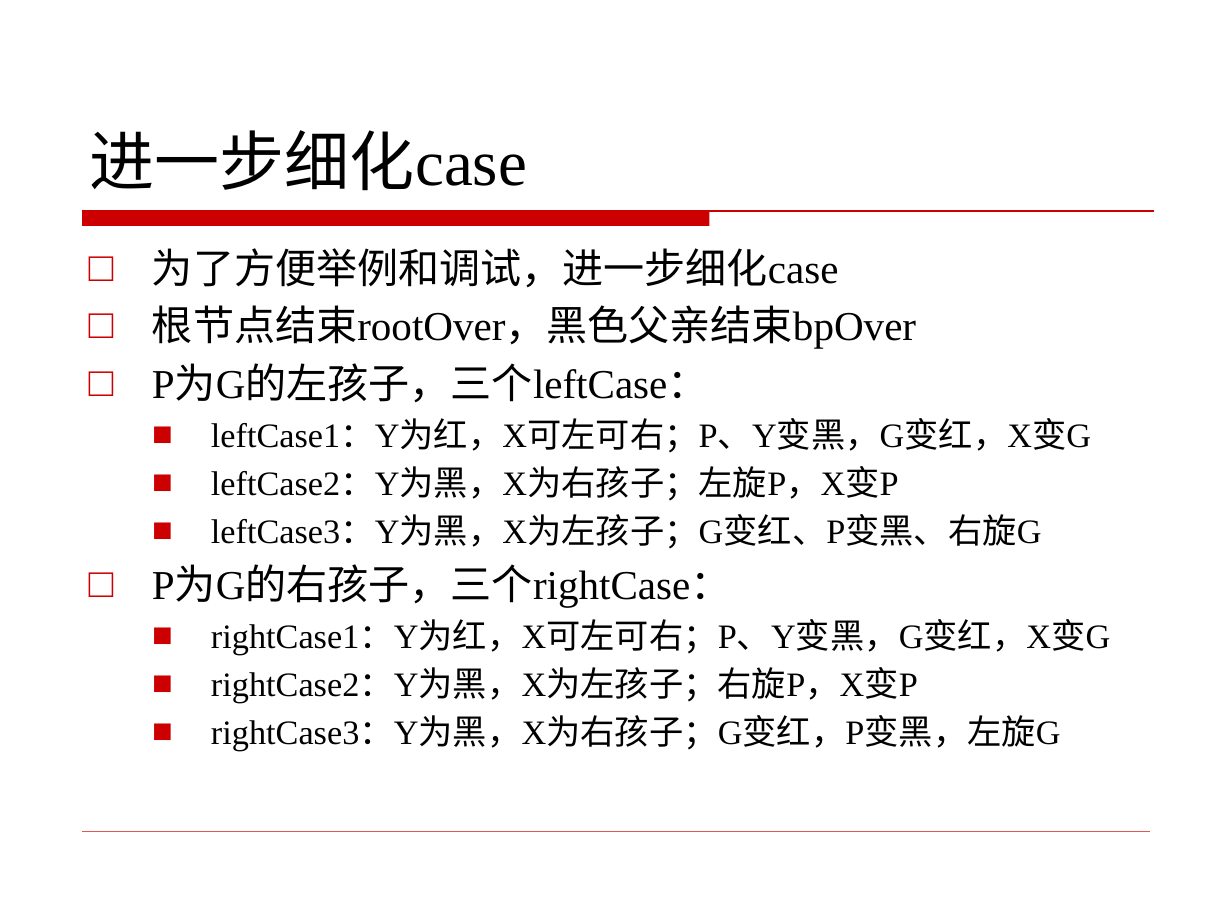
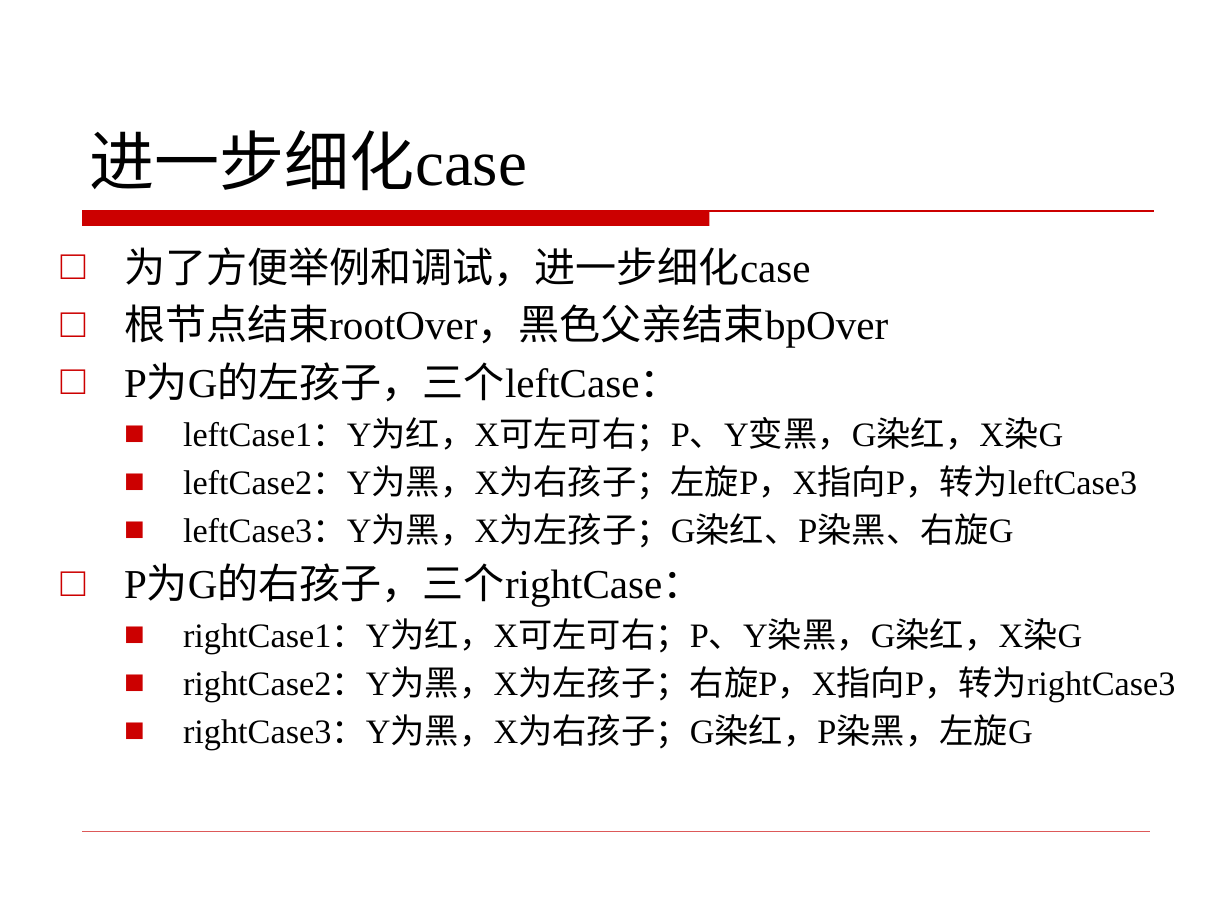
Before and after one commit to SexCastException/DataStructure, a slide deck: slide 125 of java-source-example/java-test/note/JDK源码剖析之红黑树TreeMap.pptx. Drawn at 1232x924 pixels with LibreOffice and Linux fonts; fonts in the diff are those of the drawing. Boxes give left, top, right and bottom in pixels: in the first picture for what was removed or moved away, otherwise in the second. Text is boxed around its words. In the diff, an @@ line names an element or a change of style, - is before the commit and + after.

Commit message:
修改ppt中错误的描述

```diff
--- a/java-source-example/java-test/note/JDK源码剖析之红黑树TreeMap.pptx
+++ b/java-source-example/java-test/note/JDK源码剖析之红黑树TreeMap.pptx
@@ text "为了方便举例和调试，进一步细化case": place and size @@
-text "为了方便举例和调试，进一步细化case" at [152,248,1110,751]
+text "为了方便举例和调试，进一步细化case" at [124,247,1175,750]
@@ text at [183,419,1137,547]: text changed @@
-  ■ leftCase1：Y为红，X可左可右；P、Y变黑，G变红，X变G
-  ■ leftCase2：Y为黑，X为右孩子；左旋P，X变P
-  ■ leftCase3：Y为黑，X为左孩子；G变红、P变黑、右旋G
+  ■ leftCase1：Y为红，X可左可右；P、Y变黑，G染红，X染G
+  ■ leftCase2：Y为黑，X为右孩子；左旋P，X指向P，转为leftCase3
+  ■ leftCase3：Y为黑，X为左孩子；G染红、P染黑、右旋G
@@ text at [183,620,1175,750]: text changed @@
-  ■ rightCase1：Y为红，X可左可右；P、Y变黑，G变红，X变G
-  ■ rightCase2：Y为黑，X为左孩子；右旋P，X变P
-  ■ rightCase3：Y为黑，X为右孩子；G变红，P变黑，左旋G
+  ■ rightCase1：Y为红，X可左可右；P、Y染黑，G染红，X染G
+  ■ rightCase2：Y为黑，X为左孩子；右旋P，X指向P，转为rightCase3
+  ■ rightCase3：Y为黑，X为右孩子；G染红，P染黑，左旋G
```
